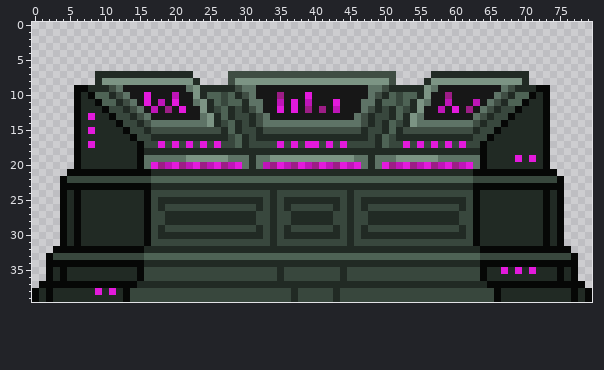
File history of a sprite sheet, tiledimages/precursorracekrakoth_krakoth/atprk-krakothcomputer1.png. Above is the file before it was changed.
The file is 80x42 pixels. Colours within 5 levels of each other are drawn and written as one. The old version is drawn lined up with the new one, on the new canvas.
After:
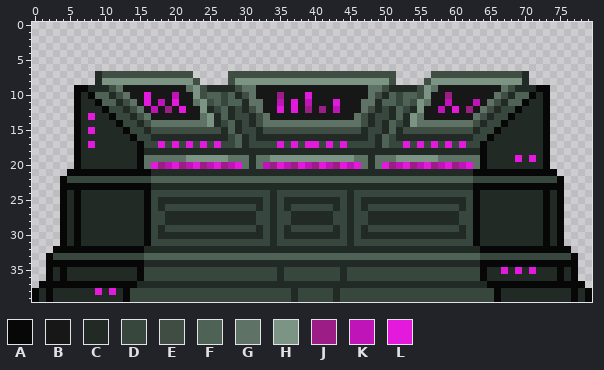
Palette (. is transparent): A #060706  B #171717  C #212a24  D #38473d  E #3f4d43  F #4e6355  G #5e7366  H #7c9484  J #9d1d86  K #bf15b8  L #e31adc
Edits made:
canvas 80x42 -> 80x40, the old top-left corner now at 0,-2 (the part of the old canvas that was cut away was empty and is not shown)
y 7: x 10..22 CCCCCCCCCCCCC -> EEEEEEEEEEEEE; x 57..69 CCCCCCCCCCCCC -> EEEEEEEEEEEEE
y 8: x 23 C -> E; x 56 C -> E
y 9..10: x 24 C -> E; x 55 C -> E
y 11: x 25 C -> E; x 54 C -> E
Pixel boxes of the changes (left, top, right, bottom) in both pictures:
changed: (102, 71, 214, 106)
changed: (410, 71, 522, 106)
